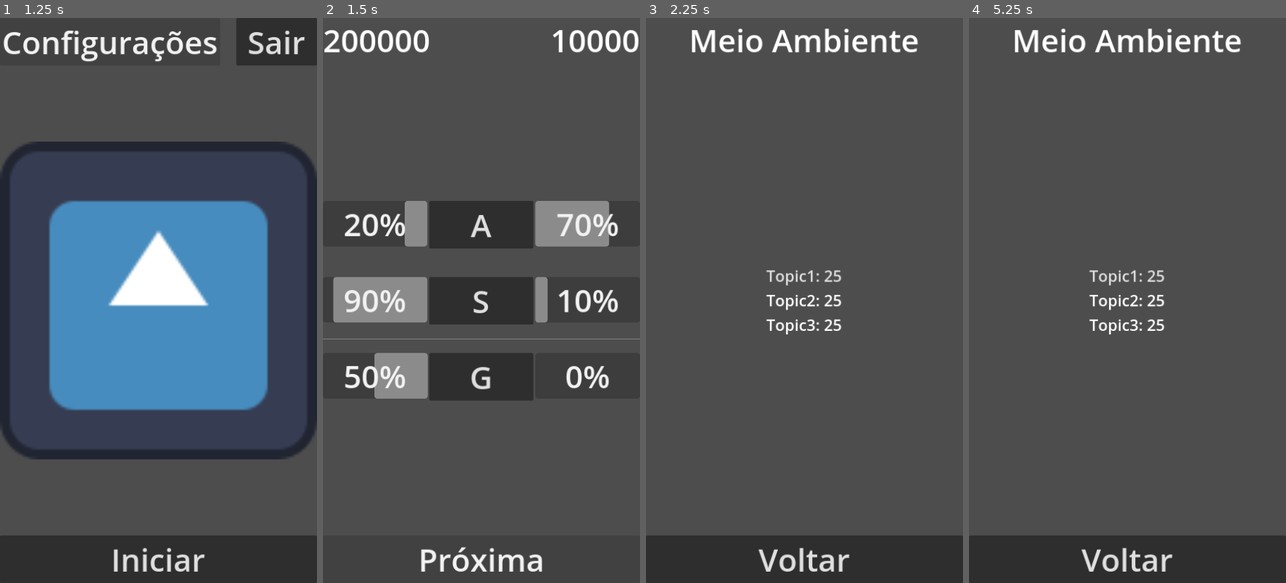
Above: before the commit, frames 1-4 (left to right).
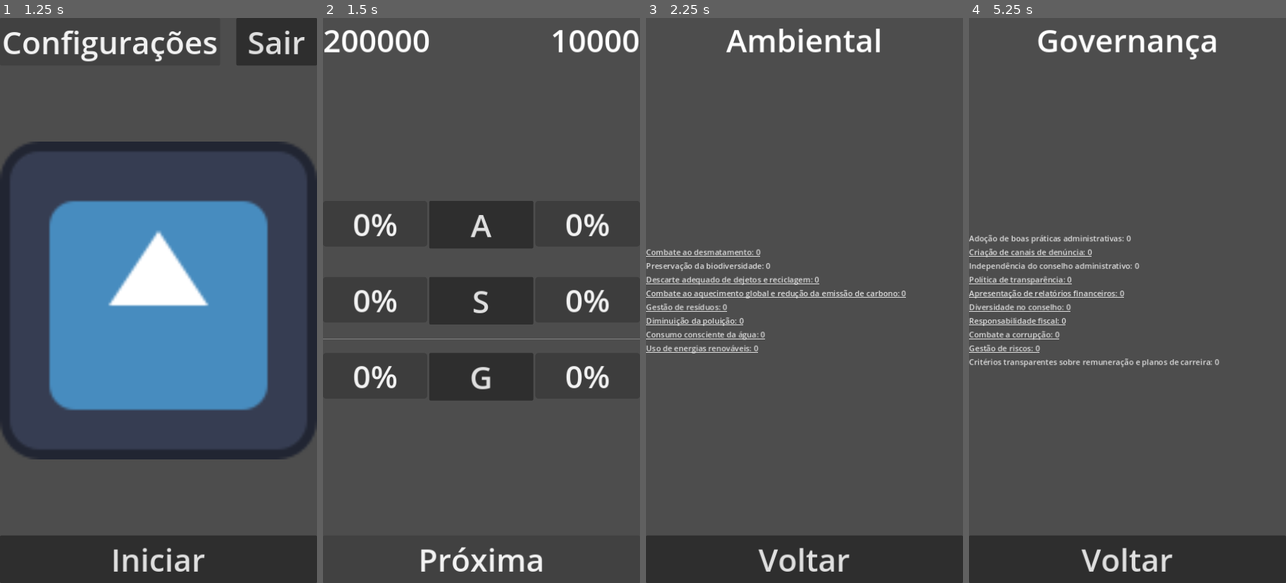
Above: after the commit, the same moments.

Repository: lu1z/hackathon_cpdi
Game: Godot game, scene res://scenes/pages/introduction_page.tscn
Same seed, same stepped clock (60 frames per second), same inputs: the game is played once before the commit and once after it. The engine's default icon, where the game draws it, is replaced by a stand-in: a white triangle on a blue panel in a dark square.
Inputs:
- Up to frame 1 (1.25 s): click "Pular introdução" at 0.5 s
- Up to frame 2 (1.5 s): click "Iniciar" at 1.25 s
- Up to frame 3 (2.25 s): click "A" at 2 s
- Up to frame 4 (5.25 s): click "Voltar" at 2.75 s; click "S" at 3.5 s; click "Voltar" at 4.25 s; click "G" at 5 s

Frame 1 is identical in both runs. In frame 2, 7.6% of the frame differs, in the area x 3-94%, y 32-68%; in frame 3, 4.5%; in frame 4, 4.8%.

Commit message:
Finished connecting interface to managers

Diff:
--- a/project.godot
+++ b/project.godot
@@ -20,6 +20,7 @@
 ScoreManager="*res://scripts/score_manager.gd"
 GameManager="*res://scripts/game_manager.gd"
 QuestionManager="*res://scripts/question_manager.gd"
+SettingsManager="*res://scripts/settings_manager.gd"
 
 [display]
 
--- a/scenes/pages/consequence_page.tscn
+++ b/scenes/pages/consequence_page.tscn
@@ -8,16 +8,28 @@
 
 # Called when the node enters the scene tree for the first time.
 func _ready():
-	pass # Replace with function body.
-
-
-# Called every frame. 'delta' is the elapsed time since the previous frame.
-func _process(delta):
-	pass
+	$Consequences/CharacterComponent/LabelName.text = QuestionManager.current.character.id
+	var esg = QuestionManager.current.esg
+	if SettingsManager.answer:
+		$Consequences/LabelConsequence.text = QuestionManager.current.yes
+		$Consequences/ESGSumary/E.text = str(esg.self_group_sum(ESG.yes_enviroment))
+		$Consequences/ESGSumary/S.text = str(esg.self_group_sum(ESG.yes_social))
+		$Consequences/ESGSumary/G.text = str(esg.self_group_sum(ESG.yes_governance))
+	else:
+		$Consequences/LabelConsequence.text = QuestionManager.current.no
+		$Consequences/ESGSumary/E.text = str(esg.self_group_sum(ESG.no_enviroment))
+		$Consequences/ESGSumary/S.text = str(esg.self_group_sum(ESG.no_social))
+		$Consequences/ESGSumary/G.text = str(esg.self_group_sum(ESG.no_governance))
 
 
 func _on_continue_button_pressed():
-	get_tree().change_scene_to_file(\"res://scenes/pages/score_page.tscn\")
+	if ScoreManager.check_win_condition():
+		SettingsManager.game_result = true
+		return get_tree().change_scene_to_file(\"res://scenes/pages/end_page.tscn\")
+	if ScoreManager.check_win_condition():
+		SettingsManager.game_result = false
+		return get_tree().change_scene_to_file(\"res://scenes/pages/end_page.tscn\")
+	return get_tree().change_scene_to_file(\"res://scenes/pages/score_page.tscn\")
 "
 
 [node name="ConsequencePage" type="Control"]
--- a/scenes/pages/end_page.tscn
+++ b/scenes/pages/end_page.tscn
@@ -6,15 +6,14 @@
 
 # Called when the node enters the scene tree for the first time.
 func _ready():
-	pass # Replace with function body.
-
-
-# Called every frame. 'delta' is the elapsed time since the previous frame.
-func _process(delta):
-	pass
-
+	if SettingsManager.game_result:
+		$LabelResult.text = \"Venceu!\"
+	else:
+		$LabelResult.text = \"Perdeu!\"
+	$EndGameFeedback/LabelElapsedTime.text = \"Duração: \" + str(GameManager.turn) + \" meses\"
 
 func _on_button_restart_pressed():
+	SettingsManager.game_id += 1
 	get_tree().change_scene_to_file(\"res://scenes/pages/start_page.tscn\")
 "
 
--- a/scenes/pages/introduction_page.tscn
+++ b/scenes/pages/introduction_page.tscn
@@ -1,25 +1,17 @@
-[gd_scene load_steps=3 format=3 uid="uid://csf7sk2baskw5"]
-
-[ext_resource type="PackedScene" uid="uid://bj7jmudfnx6ur" path="res://scenes/pages/start_page.tscn" id="1_ashxs"]
+[gd_scene load_steps=2 format=3 uid="uid://csf7sk2baskw5"]
 
 [sub_resource type="GDScript" id="GDScript_a1hgi"]
 script/source = "extends Control
 
 
-@export var start_scene: PackedScene
-
 # Called when the node enters the scene tree for the first time.
 func _ready():
+	SettingsManager.game_id = 1
 	pass # Replace with function body.
 
 
-# Called every frame. 'delta' is the elapsed time since the previous frame.
-func _process(delta):
-	pass
-
-
 func _on_button_skip_pressed():
-	get_tree().change_scene_to_packed(start_scene)
+	get_tree().change_scene_to_file(\"res://scenes/pages/start_page.tscn\")
 "
 
 [node name="IntroductionPage" type="Control"]
@@ -30,7 +22,6 @@
 grow_horizontal = 2
 grow_vertical = 2
 script = SubResource("GDScript_a1hgi")
-start_scene = ExtResource("1_ashxs")
 
 [node name="ButtonSkip" type="Button" parent="."]
 layout_mode = 1
--- a/scenes/pages/question_page.tscn
+++ b/scenes/pages/question_page.tscn
@@ -8,23 +8,35 @@
 
 # Called when the node enters the scene tree for the first time.
 func _ready():
-	pass # Replace with function body.
-
-
-# Called every frame. 'delta' is the elapsed time since the previous frame.
-func _process(delta):
-	pass
+	if ScoreManager.cant_skip():
+		$DecisionButtons/SkipComponent.visible = false
+	$QuestionInformation/ActionInformation.text = QuestionManager.current.action.name
+	$DecisionButtons/SkipComponent/LabelSkips.text = str(ScoreManager.skip)
+	$QuestionInformation/QuestionLabel.text = QuestionManager.current.question
+	$QuestionInformation/CostLabel.text = \"R$ \" + str(QuestionManager.current.cost) + \".00\"
+	$QuestionInformation/CharacterComponent/LabelName.text = QuestionManager.current.character.id
+	# Debug purposes
+	print(\"Chosen question: \" + QuestionManager.current.id)
 
 
 func _on_button_yes_pressed():
+	SettingsManager.answer = true
+	ScoreManager.apply_cost(QuestionManager.current.cost)
+	ScoreManager.apply_scores(QuestionManager.current.esg.esg, ESG.yes_group)
+	QuestionManager.current.action.execute()
 	get_tree().change_scene_to_file(\"res://scenes/pages/consequence_page.tscn\")
 
 
 func _on_button_no_pressed():
-	get_tree().change_scene_to_file(\"res://scenes/pages/end_page.tscn\")
+	SettingsManager.answer = false
+	ScoreManager.apply_scores(QuestionManager.current.esg.esg, ESG.no_group)
+	get_tree().change_scene_to_file(\"res://scenes/pages/consequence_page.tscn\")
 
 
 func _on_button_skip_pressed():
+	ScoreManager.decrement_skip()
+	QuestionManager.rollback_question()
+	GameManager.present_question()
 	get_tree().change_scene_to_file(\"res://scenes/pages/question_page.tscn\")
 "
 
--- a/scenes/pages/score_page.tscn
+++ b/scenes/pages/score_page.tscn
@@ -6,21 +6,44 @@
 script/source = "extends Control
 
 
+func update_progress_bar(negative, positive, value):
+	if value <= 0:
+		positive.value = 0
+		negative.value = (value * 100) / ScoreManager.DEFAULT_LOSE_CONDITION
+	else:
+		positive.value = (value * 100) / ScoreManager.DEFAULT_WIN_CONDITION
+		negative.value = 0
+
+
 # Called when the node enters the scene tree for the first time.
 func _ready():
 	$ResourcesGroup/MoneyLabel.text = str(ScoreManager.money)
 	$ResourcesGroup/RevenueLabel.text = str(ScoreManager.revenue)
-
-# Called every frame. 'delta' is the elapsed time since the previous frame.
-func _process(delta):
-	pass
+	update_progress_bar(
+		$ESGGroup/EnviromentGroup/NegativeProgressBar,
+		$ESGGroup/EnviromentGroup/PositiveProgressBar,
+		ScoreManager.get_current_group_score(ESG.ESG_GROUPS.ENVIROMENT),
+	)
+	update_progress_bar(
+		$ESGGroup/SocialGroup/NegativeProgressBar,
+		$ESGGroup/SocialGroup/PositiveProgressBar,
+		ScoreManager.get_current_group_score(ESG.ESG_GROUPS.SOCIAL),
+	)
+	update_progress_bar(
+		$ESGGroup/GovernanceGroup/NegativeProgressBar,
+		$ESGGroup/GovernanceGroup/PositiveProgressBar,
+		ScoreManager.get_current_group_score(ESG.ESG_GROUPS.GOVERNANCE),
+	)
 
 
 func _on_button_next_pressed():
+	GameManager.pre_turn()
+	GameManager.present_question()
 	get_tree().change_scene_to_file(\"res://scenes/pages/question_page.tscn\")
 
 
 func _on_esg_button_pressed(group: ESG.ESG_GROUPS):
+	SettingsManager.params = group
 	get_tree().change_scene_to_file(\"res://scenes/pages/topics_page.tscn\")
 "
 
@@ -116,9 +139,9 @@
 theme_override_font_sizes/font_size = 64
 text = "Próxima"
 
-[connection signal="pressed" from="ESGGroup/EnviromentGroup/ESGButton" to="." method="_on_esg_button_pressed" flags=7 binds= [1]]
-[connection signal="pressed" from="ESGGroup/SocialGroup/ESGButton" to="." method="_on_esg_button_pressed" flags=7 binds= [2]]
-[connection signal="pressed" from="ESGGroup/GovernanceGroup/ESGButton" to="." method="_on_esg_button_pressed" flags=7 binds= [3]]
+[connection signal="pressed" from="ESGGroup/EnviromentGroup/ESGButton" to="." method="_on_esg_button_pressed" flags=7 binds= [0]]
+[connection signal="pressed" from="ESGGroup/SocialGroup/ESGButton" to="." method="_on_esg_button_pressed" flags=7 binds= [1]]
+[connection signal="pressed" from="ESGGroup/GovernanceGroup/ESGButton" to="." method="_on_esg_button_pressed" flags=7 binds= [2]]
 [connection signal="pressed" from="ButtonNext" to="." method="_on_button_next_pressed" flags=7]
 
 [editable path="ESGGroup/EnviromentGroup"]
--- a/scenes/pages/settings_page.tscn
+++ b/scenes/pages/settings_page.tscn
@@ -4,18 +4,12 @@
 script/source = "extends Control
 
 
-# Called when the node enters the scene tree for the first time.
-func _ready():
-	pass # Replace with function body.
+func _on_button_back_pressed():
+	get_tree().change_scene_to_file(\"res://scenes/pages/start_page.tscn\")
 
 
-# Called every frame. 'delta' is the elapsed time since the previous frame.
-func _process(delta):
-	pass
-
-
-func _on_button_back_pressed():
-	get_tree().change_scene_to_file(\"res://scenes/pages/start_page.tscn\")
+func _on_h_slider_volume_drag_ended(value_changed):
+	SettingsManager.volume = value_changed
 "
 
 [node name="SettingsPage" type="Control"]
@@ -58,4 +52,5 @@
 theme_override_font_sizes/font_size = 64
 text = "Voltar"
 
+[connection signal="drag_ended" from="Settings/HSliderVolume" to="." method="_on_h_slider_volume_drag_ended"]
 [connection signal="pressed" from="ButtonBack" to="." method="_on_button_back_pressed" flags=7]
--- a/scenes/pages/start_page.tscn
+++ b/scenes/pages/start_page.tscn
@@ -6,17 +6,8 @@
 script/source = "extends Control
 
 
-# Called when the node enters the scene tree for the first time.
-func _ready():
-	pass # Replace with function body.
-
-
-# Called every frame. 'delta' is the elapsed time since the previous frame.
-func _process(delta):
-	pass
-
-
 func _on_button_start_pressed():
+	GameManager.initialize_game()
 	get_tree().change_scene_to_file(\"res://scenes/pages/score_page.tscn\")
 
 
--- a/scenes/pages/topics_page.tscn
+++ b/scenes/pages/topics_page.tscn
@@ -6,12 +6,24 @@
 
 # Called when the node enters the scene tree for the first time.
 func _ready():
-	pass # Replace with function body.
-
-
-# Called every frame. 'delta' is the elapsed time since the previous frame.
-func _process(delta):
-	pass
+	$Topics.remove_child($Topics/LabelTopic1)
+	$Topics.remove_child($Topics/LabelTopic2)
+	$Topics.remove_child($Topics/LabelTopic3)
+	var topics
+	match SettingsManager.params:
+		ESG.ESG_GROUPS.ENVIROMENT:
+			$LabelTitle.text = \"Ambiental\"
+			topics = ESG.yes_enviroment
+		ESG.ESG_GROUPS.SOCIAL:
+			$LabelTitle.text = \"Social\"
+			topics = ESG.yes_social
+		ESG.ESG_GROUPS.GOVERNANCE:
+			topics = ESG.yes_governance
+			$LabelTitle.text = \"Governança\"
+	for t in topics:
+		var node = LinkButton.new()
+		node.text = ESG.esg_half_table[t] + \": \" + str(ScoreManager.score[t])
+		$Topics.add_child(node)
 
 
 func _on_button_back_pressed():
--- a/scripts/e_s_g.gd
+++ b/scripts/e_s_g.gd
@@ -17,38 +17,38 @@
 static var no_governance = range(38, 48)
 
 
-#static var enviroment_table = [
-	#"Combate ao desmatamento",
-	#"Preservação da biodiversidade",
-	#"Descarte adequado de dejetos e reciclagem",
-	#"Combate ao aquecimento global e redução da emissão de carbono",
-	#"Gestão de resíduos",
-	#"Diminuição da poluição",
-	#"Consumo consciente da água",
-	#"Uso de energias renováveis",
-#]
-#
-#static var social_table = [
-	#"Representatividade e inclusão de minorias",
-	#"Valorização dos funcionários",
-	#"Combate a questões como preconceitos, misoginia, assédio sexual...",
-	#"Cumprimento das leis trabalhistas e dos direitos humanos",
-	#"Combate a trabalhos infantis e análogos à escravidão",
-	#"Criação e desenvolvimento de projetos sociais",
-#]
-#
-#static var governance_table = [
-	#"Adoção de boas práticas administrativas",
-	#"Criação de canais de denúncia",
-	#"Independência do conselho administrativo",
-	#"Política de transparência",
-	#"Apresentação de relatórios financeiros",
-	#"Diversidade no conselho",
-	#"Responsabilidade fiscal",
-	#"Combate a corrupção",
-	#"Gestão de riscos",
-	#"Critérios transparentes sobre remuneração e planos de carreira"
-#]
+static var enviroment_table = [
+	"Combate ao desmatamento",
+	"Preservação da biodiversidade",
+	"Descarte adequado de dejetos e reciclagem",
+	"Combate ao aquecimento global e redução da emissão de carbono",
+	"Gestão de resíduos",
+	"Diminuição da poluição",
+	"Consumo consciente da água",
+	"Uso de energias renováveis",
+]
+
+static var social_table = [
+	"Representatividade e inclusão de minorias",
+	"Valorização dos funcionários",
+	"Combate a questões como preconceitos, misoginia, assédio sexual...",
+	"Cumprimento das leis trabalhistas e dos direitos humanos",
+	"Combate a trabalhos infantis e análogos à escravidão",
+	"Criação e desenvolvimento de projetos sociais",
+]
+
+static var governance_table = [
+	"Adoção de boas práticas administrativas",
+	"Criação de canais de denúncia",
+	"Independência do conselho administrativo",
+	"Política de transparência",
+	"Apresentação de relatórios financeiros",
+	"Diversidade no conselho",
+	"Responsabilidade fiscal",
+	"Combate a corrupção",
+	"Gestão de riscos",
+	"Critérios transparentes sobre remuneração e planos de carreira"
+]
 
 
 static var esg_half_table = [
--- a/scripts/game_manager.gd
+++ b/scripts/game_manager.gd
@@ -7,23 +7,10 @@
 var turn: int
 
 
-# Called when the node enters the scene tree for the first time.
-func _ready():
-	initialize_game()
-
-
-# Called every frame. 'delta' is the elapsed time since the previous frame.
-func _process(_delta):
-	pass
-
-
 func initialize_game():
 	QuestionManager.question_initialize()
 	ScoreManager.score_initialize()
 	turn = 0
-	#$TextureRect/botaoAvancaTurno.pressed.connect(
-		#_on_botao_avanca_turno_pressed, CONNECT_ONE_SHOT
-	#)
 # Debug purposes
 	print("--------------------preturn----------------------")
 	ScoreManager.print_score()
--- a/scripts/score_manager.gd
+++ b/scripts/score_manager.gd
@@ -32,6 +32,14 @@
 
 func apply_cost(cost):
 	money += cost
+
+
+func cant_skip():
+	return skip <= 0
+
+
+func decrement_skip():
+	skip -= 1
 
 
 func get_current_group_score(group: ESG.ESG_GROUPS):
--- /dev/null
+++ b/scripts/settings_manager.gd
@@ -0,0 +1,12 @@
+extends Node
+
+
+var params: ESG.ESG_GROUPS
+var previous_scene
+var current_scene
+var answer
+var game_result
+
+var volume: float
+
+var game_id: int
